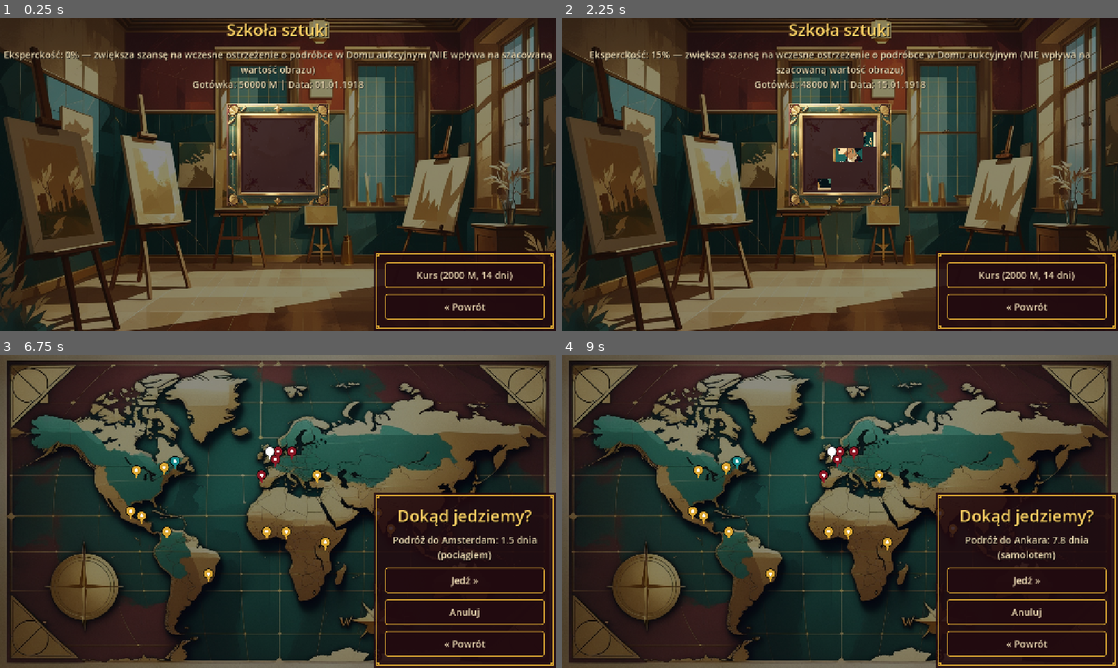
Above: before the commit, frames 1-4 (two rows, left to right).
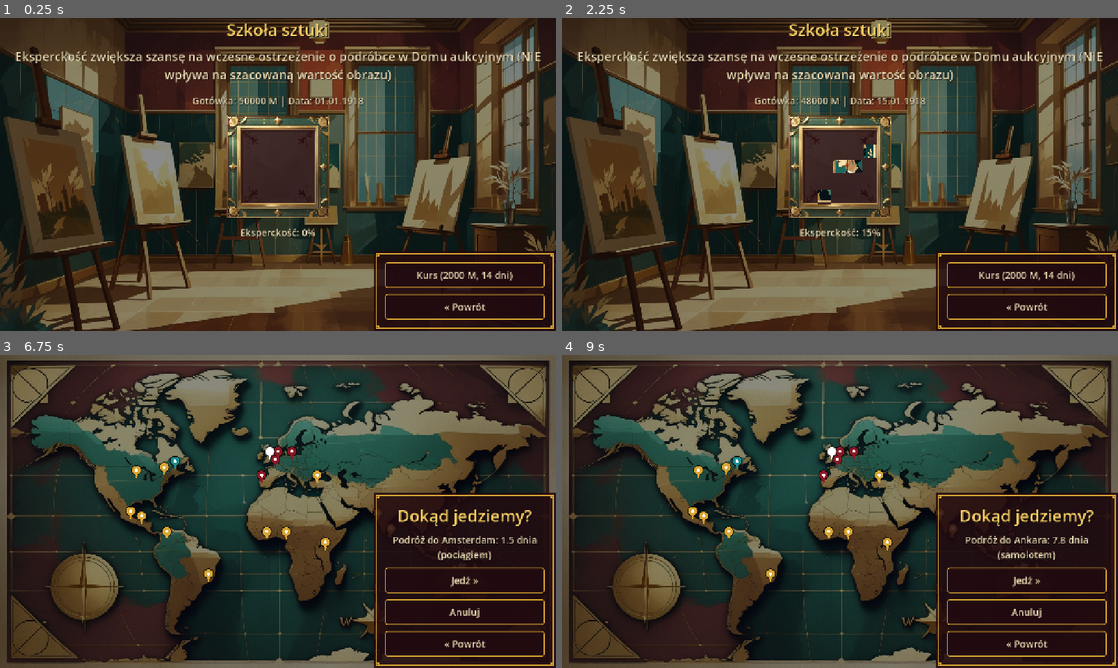
Above: after the commit, the same moments.

Repository: cinekm20/the-forger-retro-tycoon
Game: Godot game, scene res://scenes/art_school/ArtSchool.tscn
Two runs of this game, one before a commit and one after it. Both use one fixed random seed, a clock stepped at 60 frames per second and the inputs below. This scene is started directly instead of the project's main scene.
Inputs (mouse positions are in pixels of both pictures, inside the frame that each line leads up to):
- Up to frame 1 (0.25 s): no input
- Up to frame 2 (2.25 s): click "Kurs (2000 M, 14 dni)" at 0.5 s; click "Ta jest podróbką" at 1.25 s; click "Zamknij" at 2 s
- Up to frame 3 (6.75 s): click "« Powrót" at 2.75 s; click "Jedź »" at 3.5 s; click (289, 452) at 5.02 s; click (272, 461) at 5.77 s; click (278, 452) at 6.52 s
- Up to frame 4 (9 s): click (823, 477) at 7.27 s; click (834, 452) at 8.02 s; click (878, 477) at 8.77 s

The runs differ from the first frame. In frame 1, 6.6% of the frame differs, in the area x 0-100%, y 10-71%; in frame 2, 7.4%, in the area x 2-98%, y 10-71%; in frame 3, less than 0.1%; in frame 4, less than 0.1%.

Commit message:
ArtSchool.gd: większe zdanie o eksperckości, procent pod obrazem
Zgłoszenie użytkownika: zdanie "zwiększa szansę na wczesne ostrzeżenie..."
ma być trochę większe, a "Eksperckość: NN%" ma być POD układanką (nie nad
nią razem z resztą tekstu) — dawny jeden info_label rozdzielony na trzy
osobne etykiety (explanation_label/money_date_label/expertise_label).

Co-Authored-By: Claude Sonnet 5 <noreply@anthropic.com>
Claude-Session: https://claude.ai/code/session_01WjdcGYSPdySvPA6GKCaWaN

Diff:
--- a/game/scenes/art_school/ArtSchool.gd
+++ b/game/scenes/art_school/ArtSchool.gd
@@ -20,7 +20,14 @@
 const EXPERTISE_PUZZLE_IMAGE := "res://art/art_school/expertise_puzzle.jpg"
 const EXPERTISE_PUZZLE_SIZE := Vector2(240, 240)
 
-var info_label: Label
+## Zgłoszenie użytkownika: zdanie tłumaczące, co robi eksperckość, ma być
+## "trochę większe" niż zwykły tekst — stąd osobny, większy font_size
+## (zwykły make_label zawsze daje ScreenHelpers.BODY_FONT_SIZE=22).
+const EXPLANATION_FONT_SIZE := 28
+
+var explanation_label: Label
+var money_date_label: Label
+var expertise_label: Label
 var course_button: Button
 var quiz_section: VBoxContainer
 var quiz_result_label: Label
@@ -47,25 +54,35 @@
 	ScreenHelpers.make_title(root, "Szkoła sztuki")
 	ScreenHelpers.make_turn_indicator(root)
 
-	info_label = ScreenHelpers.make_label(root, "")
-	## autowrap + custom_minimum_size (SZEROKOŚĆ i WYSOKOŚĆ oba stałe) —
-	## pierwsza linia jest bardzo długa (całe zdanie o działaniu
-	## eksperckości); bez zawijania renderowała się jako jeden, bardzo
-	## szeroki wiersz wychodzący poza ramkę ekranu na wąskich/portretowych
-	## rozdzielczościach (przegląd czytelności/dopasowania do rozdzielczości
-	## na żądanie użytkownika). Stała wysokość rezerwuje miejsce na
-	## najdłuższy możliwy wariant (zawinięta 1. linia + 2. linia
-	## gotówka/data), żeby przycisk poniżej nigdy się nie przesuwał.
-	info_label.autowrap_mode = TextServer.AUTOWRAP_WORD
-	info_label.custom_minimum_size = Vector2(700, 110)
+	## Zdanie o działaniu eksperckości — WŁASNY (większy) font_size, patrz
+	## EXPLANATION_FONT_SIZE. Tekst STAŁY (nie zależy od wartości
+	## eksperckości), więc ustawiany raz tutaj, nie w _update_info().
+	## autowrap + custom_minimum_size (SZEROKOŚĆ i WYSOKOŚĆ oba stałe) — bez
+	## zawijania renderowało się jako jeden, bardzo szeroki wiersz wychodzący
+	## poza ramkę ekranu na wąskich/portretowych rozdzielczościach (przegląd
+	## czytelności/dopasowania do rozdzielczości na żądanie użytkownika).
+	explanation_label = ScreenHelpers.make_label(
+		root,
+		tr("Eksperckość zwiększa szansę na wczesne ostrzeżenie o podróbce w Domu aukcyjnym (NIE wpływa na szacowaną wartość obrazu)"),
+	)
+	explanation_label.add_theme_font_size_override("font_size", EXPLANATION_FONT_SIZE)
+	explanation_label.autowrap_mode = TextServer.AUTOWRAP_WORD
+	explanation_label.custom_minimum_size = Vector2(700, 90)
+
+	money_date_label = ScreenHelpers.make_label(root, "")
 
 	expertise_puzzle = ExpertisePuzzleScript.new()
 	expertise_puzzle.setup(EXPERTISE_PUZZLE_IMAGE, EXPERTISE_PUZZLE_SIZE)
 	root.add_child(expertise_puzzle)
 
+	## Zgłoszenie użytkownika: "Eksperckość: NN%" ma być POD obrazem (nie
+	## razem z resztą tekstu nad nim) — jak podpis pod portretem konia w
+	## Races.gd.
+	expertise_label = ScreenHelpers.make_label(root, "")
+
 	## Sekcja quizu — ukryta, dopóki nie wykupiony jest kurs. Podmienia się z
-	## info_label/course_button (patrz _start_quiz/_close_quiz), żeby ekran
-	## nie pokazywał obu naraz.
+	## powyższymi etykietami/course_button (patrz _start_quiz/_close_quiz),
+	## żeby ekran nie pokazywał obu naraz.
 	quiz_section = VBoxContainer.new()
 	quiz_section.visible = false
 	root.add_child(quiz_section)
@@ -88,7 +105,7 @@
 
 func _on_train_pressed() -> void:
 	if not Economy.spend(TRAINING_COST):
-		info_label.text = tr("Za mało gotówki na kurs.")
+		money_date_label.text = tr("Za mało gotówki na kurs.")
 		return
 	Players.advance_active_player_time(TRAINING_DAYS)
 	if GameState.check_game_over():
@@ -129,7 +146,9 @@
 	quiz_result_label = ScreenHelpers.make_label(quiz_section, "")
 
 	course_button.visible = false
-	info_label.visible = false
+	explanation_label.visible = false
+	money_date_label.visible = false
+	expertise_label.visible = false
 	expertise_puzzle.visible = false
 	quiz_section.visible = true
 
@@ -179,7 +198,9 @@
 func _close_quiz() -> void:
 	quiz_section.visible = false
 	course_button.visible = true
-	info_label.visible = true
+	explanation_label.visible = true
+	money_date_label.visible = true
+	expertise_label.visible = true
 	expertise_puzzle.visible = true
 	_end_course_turn()
 
@@ -197,10 +218,6 @@
 
 
 func _update_info() -> void:
-	## Jawnie wypisane, co eksperckość robi (a czego NIE robi) — tester
-	## zgłosił, że spodziewał się dokładniejszej szacowanej wartości obrazu
-	## podczas aukcji i nie widział różnicy, bo to nie jest jej działanie.
-	info_label.text = tr("Eksperckość: %.0f%% — zwiększa szansę na wczesne ostrzeżenie o podróbce w Domu aukcyjnym (NIE wpływa na szacowaną wartość obrazu)\nGotówka: %.0f M | Data: %s") % [
-		Paintings.expertise * 100.0, Economy.player_money, Calendar.format_day(Players.active_day()),
-	]
+	money_date_label.text = tr("Gotówka: %.0f M | Data: %s") % [Economy.player_money, Calendar.format_day(Players.active_day())]
+	expertise_label.text = tr("Eksperckość: %.0f%%") % [Paintings.expertise * 100.0]
 	expertise_puzzle.set_progress(Paintings.expertise)
